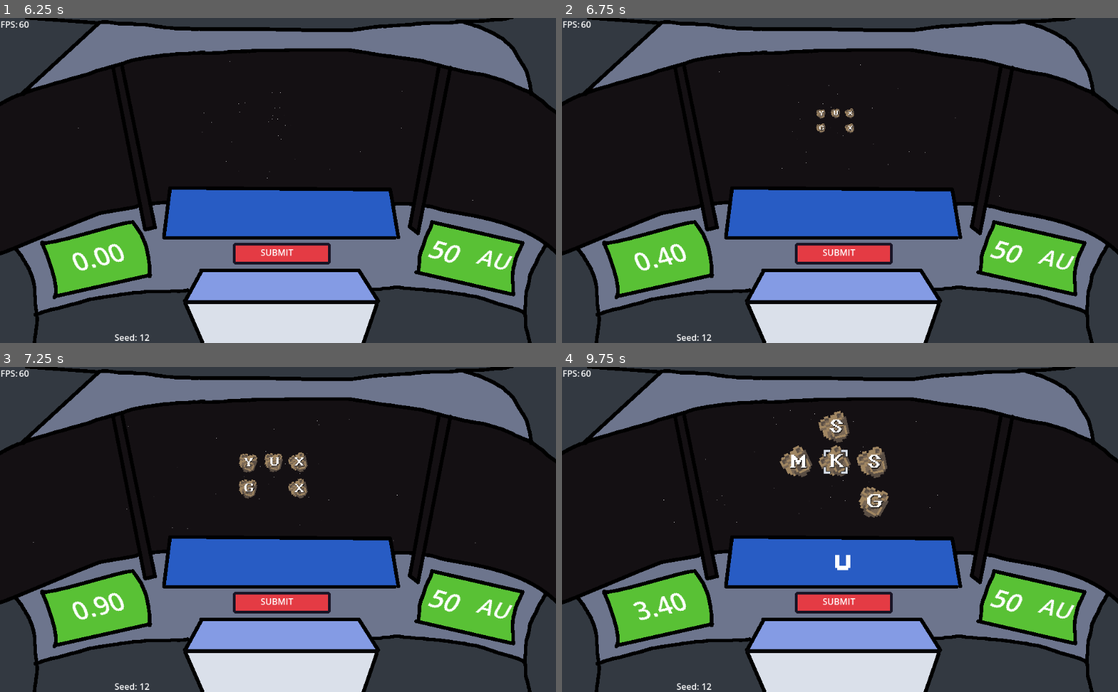
Above: before the commit, frames 1-4 (two rows, left to right).
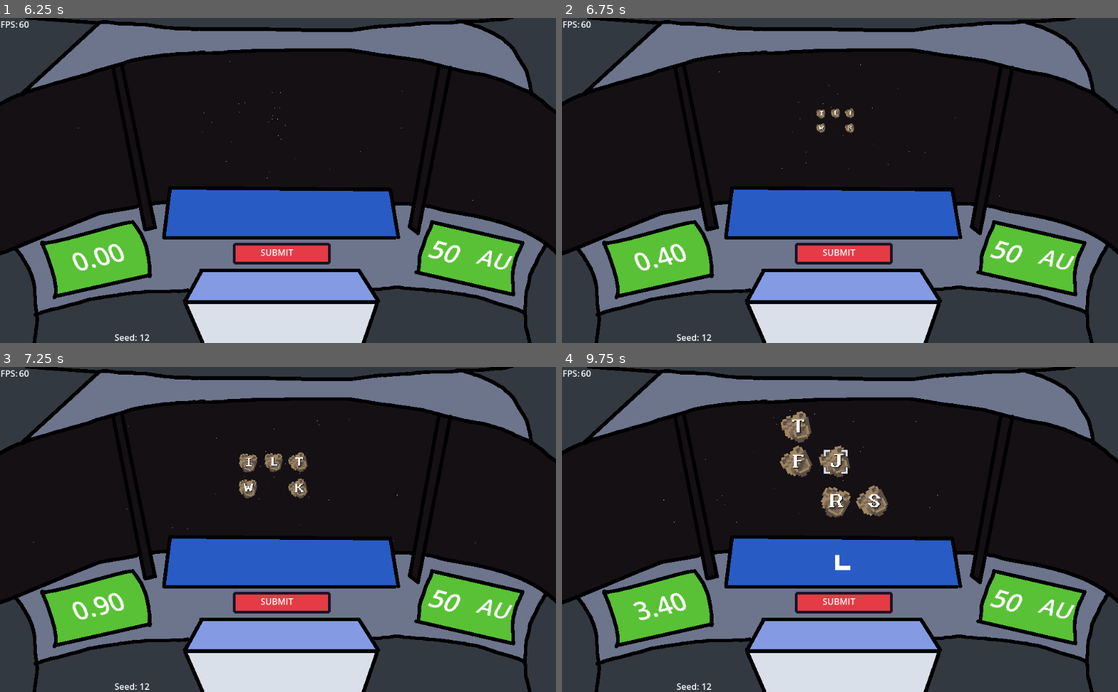
Above: after the commit, the same moments.

Repository: sugarvoid/alpha-space
Game: Godot game, scene res://game/screen/start_screen/start_screen.tscn
Same seed, same stepped clock (60 frames per second), same inputs: the game is played once before the commit and once after it.
Inputs (mouse positions are in pixels of both pictures, inside the frame that each line leads up to):
- Up to frame 1 (6.25 s): click (105, 278) at 0.52 s; type "12" at 0.6 s; click (278, 200) at 1.25 s; tap Enter at 2, 3.5, 5 s; move the mouse to (244, 284) at 2.02 s; click (244, 284) at 2.17 s; tap Space at 2.75, 4.25, 5.75 s; move the mouse to (278, 284) at 2.77 s; click (278, 284) at 2.92 s; move the mouse to (316, 284) at 3.52 s; click (316, 284) at 3.67 s; move the mouse to (283, 252) at 4.27 s; click (283, 252) at 4.42 s; move the mouse to (444, 229) at 5.02 s; click (444, 229) at 5.17 s; move the mouse to (111, 131) at 5.77 s; click (111, 131) at 5.92 s
- Up to frame 2 (6.75 s): move the mouse to (828, 112) at 6.52 s; click (828, 112) at 6.67 s
- Up to frame 3 (7.25 s): no input
- Up to frame 4 (9.75 s): move the mouse to (862, 461) at 7.27 s; click (862, 461) at 7.42 s; move the mouse to (834, 461) at 8.02 s; click (834, 461) at 8.17 s; move the mouse to (834, 445) at 8.77 s; click (834, 445) at 8.92 s; move the mouse to (834, 461) at 9.52 s; click (834, 461) at 9.67 s

Frame 1 is identical in both runs. In frame 2, less than 0.1% of the frame differs, in the area x 46-53%, y 28-35%; in frame 3, 0.1%; in frame 4, 2.1%, in the area x 39-59%, y 13-63%.
Error in both runs: Invalid access to property or key 'LETTERS' on a base object of type 'Object (WordManager)'. (res://game/game.gd:66)

Commit message:
Add new weighted letter array

Diff:
--- a/game/game.tscn
+++ b/game/game.tscn
@@ -33,7 +33,6 @@
 
 [node name="AudioStreamPlayer2D" type="AudioStreamPlayer2D" parent="."]
 stream = ExtResource("7_efttr")
-autoplay = true
 
 [node name="MeteorManager" parent="." instance=ExtResource("6_guurn")]
 
--- /dev/null
+++ b/game/manager/letter_maker.gd
@@ -0,0 +1,54 @@
+class_name LetterMaker
+extends RefCounted
+
+var letters: Array = []
+
+
+func add_letter_to_list(l:String, amount: int) -> void:
+	for i in range(amount):
+		letters.append(l)
+
+func get_letters(amount: int) -> Array:
+	self.letters.shuffle()
+	var output: Array
+	for _n in range(amount):
+		output.append(letters.pop_back())
+	print(self.letters.size())
+	return output
+
+func set_up() -> void:
+	set_up_letter_array()
+
+
+func set_up_letter_array() -> void:
+	# vowels
+	add_letter_to_list('a', 15)
+	add_letter_to_list('e', 15)
+	add_letter_to_list('i', 15)
+	add_letter_to_list('o', 15)
+	add_letter_to_list('u', 15)
+	add_letter_to_list('y', 10)
+
+
+	add_letter_to_list('b', 10)
+	add_letter_to_list('c', 10)
+	add_letter_to_list('d', 10)
+	add_letter_to_list('f', 10)
+	add_letter_to_list('g', 10)
+	add_letter_to_list('h', 10)
+	add_letter_to_list('j', 10)
+	add_letter_to_list('k', 10)
+	add_letter_to_list('l', 10)
+	add_letter_to_list('m', 10)
+	add_letter_to_list('n', 10)
+	add_letter_to_list('p', 10)
+	add_letter_to_list('r', 10)
+	add_letter_to_list('s', 10)
+	add_letter_to_list('t', 10)
+	add_letter_to_list('w', 10)
+
+	# Others
+	add_letter_to_list('z', 4)
+	add_letter_to_list('v', 6)
+	add_letter_to_list('x', 6)
+	add_letter_to_list('q', 6)
--- a/game/manager/meteor_manager.gd
+++ b/game/manager/meteor_manager.gd
@@ -9,6 +9,8 @@
 @onready var inner_node: Node2D = get_node("Inner")
 @onready var outer_node: Node2D = get_node("Outer")
 @onready var meteors: Node = get_node("Meteors")
+
+@onready var letter_maker: LetterMaker = load("res://game/manager/letter_maker.gd").new()
 
 
 const p_Meteor: PackedScene = preload("res://game/meteor/meteor.tscn")
@@ -22,7 +24,8 @@
 
 func add_meteor_to_screen(slot: int) -> void:
 	var meteor: Meteor = p_Meteor.instantiate()
-	meteor.letter = self._get_random_letter()
+	##meteor.letter = self._get_random_letter()
+	meteor.letter = self.letter_maker.get_letters(1)[0]
 	meteor.slot_number = slot
 	meteor.start_pos = self.inner_positions[slot]
 	meteor.end_pos = self.outer_positions[slot]
@@ -38,6 +41,7 @@
 	_add_pos_to_inner_array()
 	_add_pos_to_outer_array()
 	_remove_pos_nodes()
+	self.letter_maker.set_up()
 
 
 func new_round(meteors: int) -> void:
@@ -75,6 +79,8 @@
 
 
 func _spawn_meteors(amount: int) -> void:
+
+
 	var slot_options: Array[int] = [0, 1, 2, 3, 4, 5, 6, 7, 8]
 	slot_options.shuffle()
 	for i in amount:
--- a/game/manager/word_manager.gd
+++ b/game/manager/word_manager.gd
@@ -20,7 +20,7 @@
 
 
 func load_words_from_file() -> void:
-	var path = "res://game/manager/fixed_words.txt"
+	var path = "res://game/data/words.txt"
 	if FileAccess.file_exists(path):
 		var file = FileAccess.open(path, FileAccess.READ)
 		while not file.eof_reached():
--- a/game/screen/start_screen/start_screen.gd
+++ b/game/screen/start_screen/start_screen.gd
@@ -6,7 +6,7 @@
 
 func _ready() -> void:
 	$AnimationPlayer.play("fade_in_music")
-	$AudioStreamPlayer.play()
+	#$AudioStreamPlayer.play()
 
 
 func _on_btn_start_pressed() -> void:
--- a/project.godot
+++ b/project.godot
@@ -44,6 +44,11 @@
 "language": &"GDScript",
 "path": "res://game/letter_bank/letter_bank.gd"
 }, {
+"base": "RefCounted",
+"class": &"LetterMaker",
+"language": &"GDScript",
+"path": "res://game/manager/letter_maker.gd"
+}, {
 "base": "Node2D",
 "class": &"LetterSquare",
 "language": &"GDScript",
@@ -87,6 +92,7 @@
 "Laser": "",
 "LaserManager": "",
 "LetterBank": "",
+"LetterMaker": "",
 "LetterSquare": "",
 "Meteor": "",
 "MeteorManager": "",
Not shown, changed: export_presets.cfg
Renamed: game/manager/fixed_words.txt -> game/data/words.txt
Not shown, added: docs/letter_stats.ods
